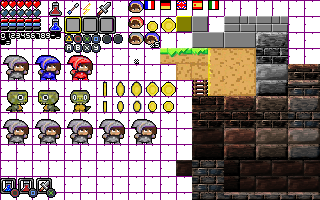
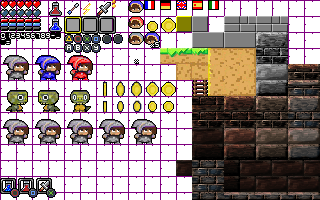
Before/after of a 320x200 layered artwork. What changed in the layer stack:
painted on "Sprite-0001.png" over [104, 0, 136, 87]
